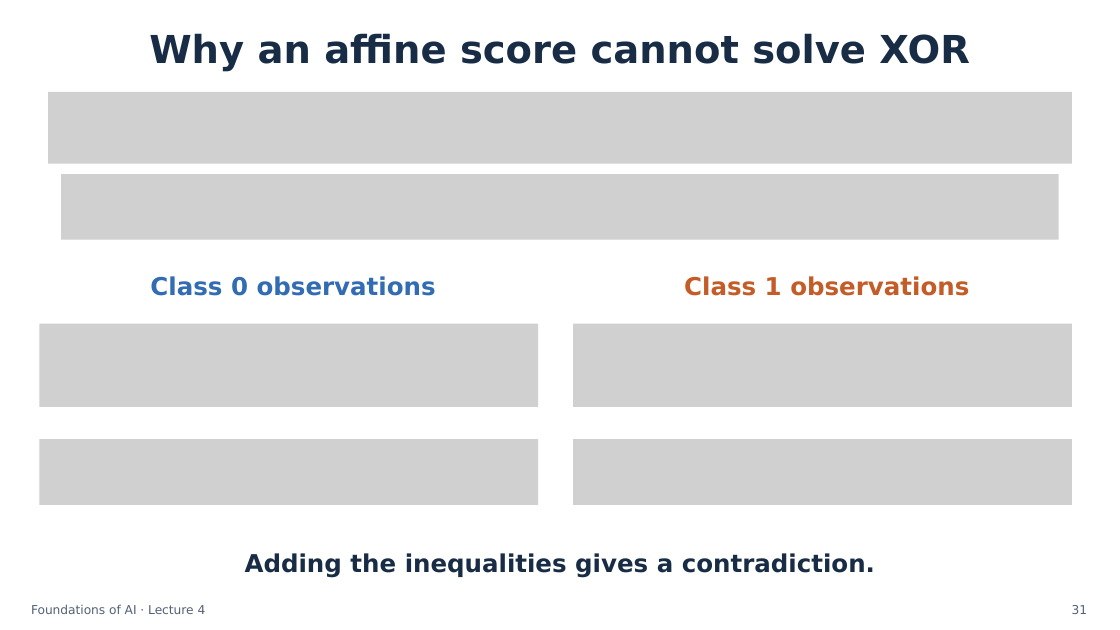
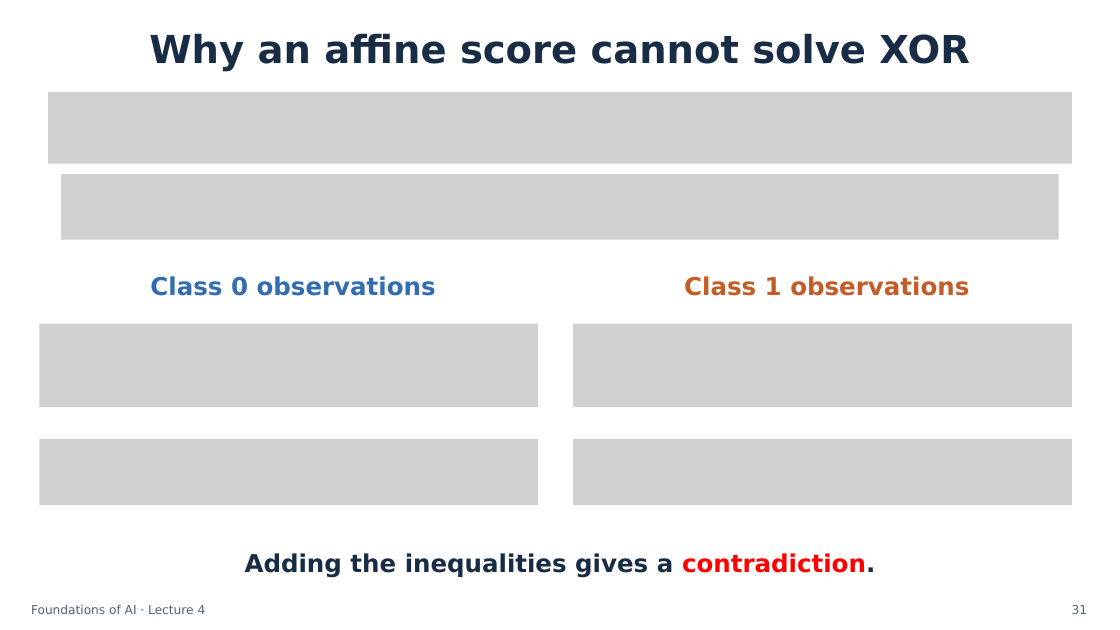
Before and after one commit to semtm0051/2026_27, a slide deck: slide 31 of Week_04/Slides/Week_04 - Slides.pptx. Drawn at 1120x630 pixels with LibreOffice and Linux fonts; fonts in the diff are those of the drawing; grey boxes stand for pictures. Boxes give left, top, right and bottom in pixels: in the first picture for what was removed or moved away, otherwise in the second. Text is boxed around its words. In the diff, an @@ line names an element or a change of style, - is before the commit and + after.

Commit message:
Clarify Week 4 neuron terminology and polish slide presentation
Update the lecture deck and matching PDF. Correct weighted sum, improve bias colour contrast, and reveal architecture details on click while keeping the tent formula on one line.

```diff
--- a/Week_04/Slides/Week_04 - Slides.pptx
+++ b/Week_04/Slides/Week_04 - Slides.pptx
@@ text "Adding the inequalities gives a ..." at bbox=[245, 553, 875, 578]: text colour #182D45 to #FF0000 in "contradiction." @@
```
Also in this commit, not shown: 12 other slides changed, 1 other file.
